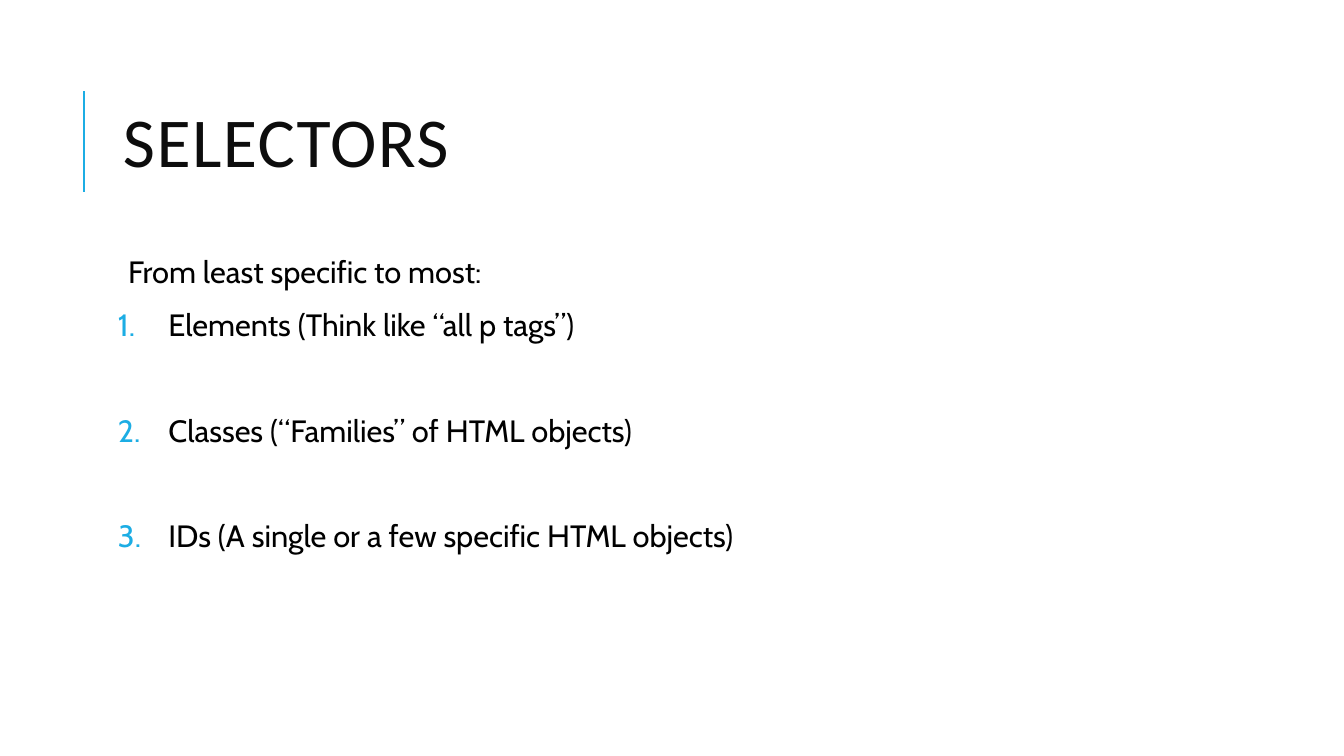
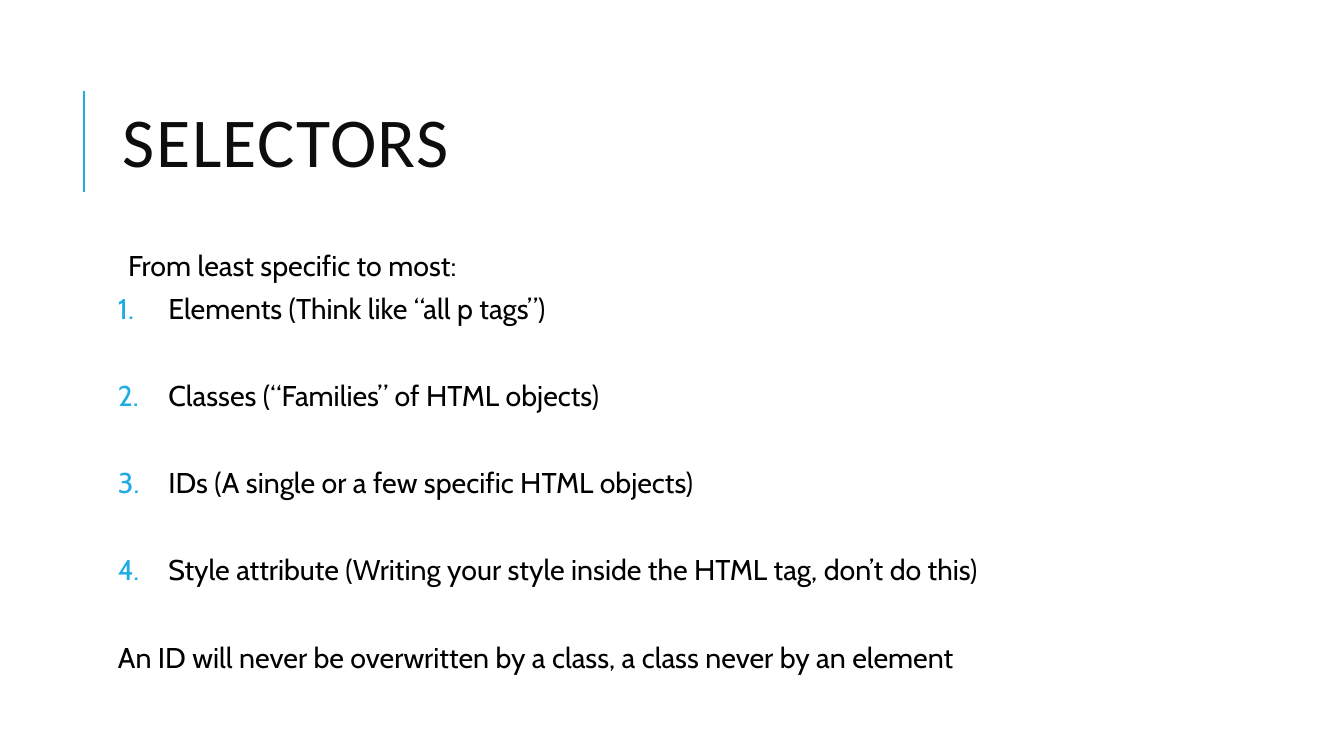
Before and after one commit to Will-Guthrie/HTML-Presentation, a slide deck: slide 15 of HTML and CSS.pptx (slide 13 before the commit). Drawn at 1344x756 pixels with LibreOffice and Linux fonts; fonts in the diff are those of the drawing. Boxes give left, top, right and bottom in pixels: in the first picture for what was removed or moved away, otherwise in the second. Text is boxed around its words. In the diff, an @@ line names an element or a change of style, - is before the commit and + after.

Commit message:
Add final slides

```diff
--- a/HTML and CSS.pptx
+++ b/HTML and CSS.pptx
@@ text at [128, 254, 693, 500]: size 22 to 20.4 pt in "From least specific to most:", "Elements (Think like “all p tags”)", "Classes (“Families” of HTML objects)", "IDs (A single or a few specific ..."; line spacing 0.9 to 0.7 @@
@@ text at [118, 558, 978, 674]: paragraphs added @@
+4. Style attribute (Writing your style inside the HTML tag, don’t do this)
+An ID will never be overwritten by a class, a class never by an element
```
Also in this commit, not shown: 4 other slides changed, 10 slides added, 1 slide removed.
